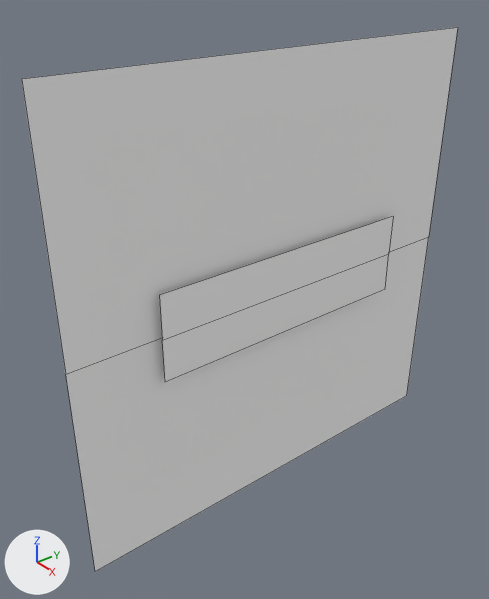
The Blender file dev/blender/instruments/tc.blend: old version first, new version second.
Rendered twice from a 50 mm lens placed at (-0.2928, -0.3808, 0.051), pointed at (-0.3776, -0.3139, -0.0068). The axes (+X, +Y, +Z) are drawn at lower left. The lights are the same throughout. Mesh edges are drawn as thin lines.

The first picture shows 'Airplane', 'Face'.
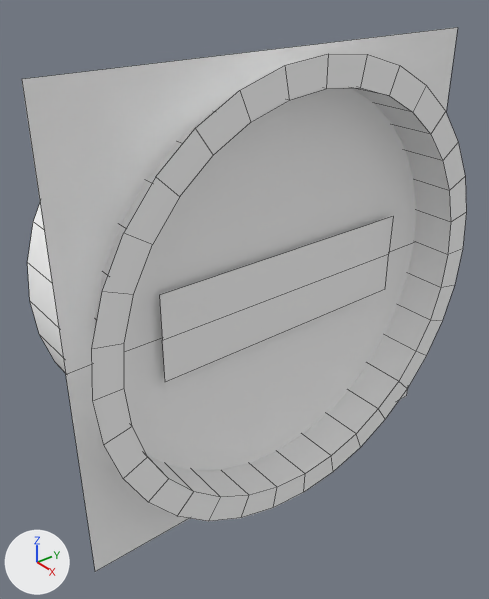
The newer file is also turned or shifted as a whole; pictures and numbers use the older file's frame.

Boxes [x1, y1, x2, y2] around the edits, measured in the pictures (489 x 599 px):
'Case', added: after [27, 53, 466, 521]

What changed in the scene script:
```text
Add mat_material_001:
    mat_material_001 = diffuse_material('Material.001')
    mat_material_001.base_color = (1.0, 1.0, 1.0)  # white #ffffff
Add me_circle_009:
    me_circle_009.from_pydata(...)  # 128 vertices, 64 faces; spans x -0.032..0.0, y -0.1299..-0.0499, z -0.0403..0.0397
    me_circle_009.polygons.foreach_set('use_smooth', [True] * 64)
    me_circle_009.materials.append(mat_material_001)  # its picture is missing
Add ob_case:
    ob_case = bpy.data.objects.new('Case', me_circle_009)
    ob_case.location = (-0.3623, -0.2216, -0.0027)
    ob_case.show_transparent = True
```
